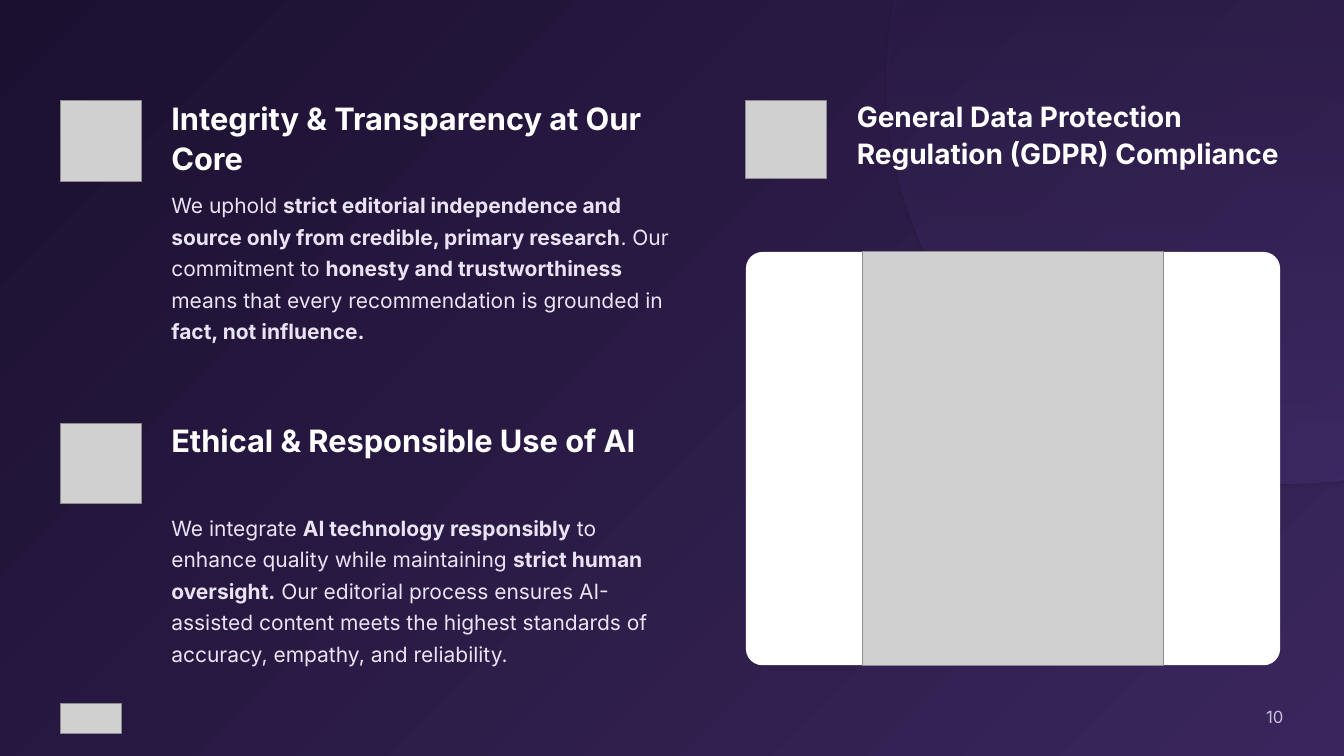
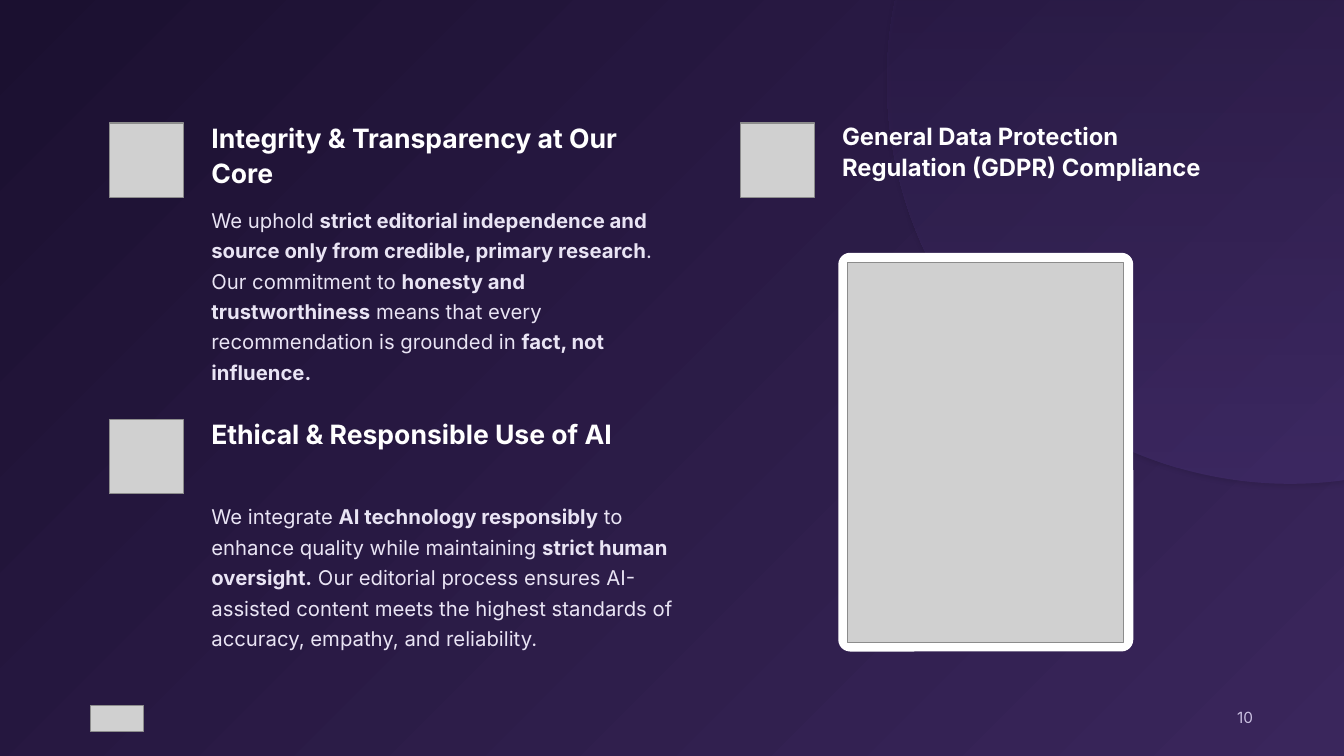
Before and after one commit to patriciobrunoar/alkimia, a slide deck: slide 10 of decks/jcs-miami-dade/JCS-Case-Miami-Dade-Alkimia.pptx. Drawn at 1344x756 pixels with LibreOffice and Linux fonts; fonts in the diff are those of the drawing; grey boxes stand for pictures. Boxes give left, top, right and bottom in pixels: in the first picture for what was removed or moved away, otherwise in the second. Text is boxed around its words. In the diff, an @@ line names an element or a change of style, - is before the commit and + after.

```diff
--- a/decks/jcs-miami-dade/JCS-Case-Miami-Dade-Alkimia.pptx
+++ b/decks/jcs-miami-dade/JCS-Case-Miami-Dade-Alkimia.pptx
@@ picture removed at (60, 101, 141, 181) @@
@@ text "Integrity & Transparency at Our ..." at (211, 127, 617, 184): size 22 to 19 pt @@
@@ text "Integrity & Transparency at Our ...": place and size @@
-text "Integrity & Transparency at Our ..." at (171, 106, 641, 171)
+text "Integrity & Transparency at Our ..." at (211, 127, 617, 184)
@@ text "General Data Protection Regulation (GDPR) ...": place and size @@
-text "General Data Protection Regulation (GDPR) ..." at (857, 105, 1278, 170)
+text "General Data Protection Regulation (GDPR) ..." at (842, 126, 1201, 181)
@@ text "General Data Protection Regulation (GDPR) ..." at (842, 126, 1201, 181): size 20 to 17 pt @@
@@ picture added at (110, 123, 185, 198) @@
@@ picture: place and size @@
-picture at (746, 101, 827, 178)
+picture at (740, 123, 815, 198)
@@ text "We uphold strict editorial independence ...": place and size @@
-text "We uphold strict editorial independence ..." at (171, 197, 668, 343)
+text "We uphold strict editorial independence ..." at (211, 212, 652, 380)
@@ text "We uphold strict editorial independence ..." at (211, 212, 652, 380): size 15 to 14.5 pt @@
@@ rounded rectangle: place and size @@
-rounded rectangle at (746, 252, 1280, 665)
+rounded rectangle at (839, 253, 1134, 652)
@@ picture: place and size @@
-picture at (863, 252, 1164, 665)
+picture at (848, 262, 1124, 642)
@@ picture: place and size @@
-picture at (60, 423, 141, 504)
+picture at (110, 419, 185, 494)
@@ text "Ethical & Responsible Use of ...": place and size @@
-text "Ethical & Responsible Use of ..." at (171, 428, 636, 459)
+text "Ethical & Responsible Use of ..." at (211, 423, 612, 450)
@@ text "Ethical & Responsible Use of ..." at (211, 423, 612, 450): size 22 to 19 pt @@
@@ text "We integrate AI technology responsibly ..." at (211, 508, 673, 650): size 15 to 14.5 pt @@
@@ text "We integrate AI technology responsibly ...": place and size @@
-text "We integrate AI technology responsibly ..." at (171, 520, 647, 667)
+text "We integrate AI technology responsibly ..." at (211, 508, 673, 650)
@@ picture: place and size @@
-picture at (60, 704, 121, 734)
+picture at (91, 706, 143, 732)
@@ text "10": place and size @@
-text "10" at (1266, 710, 1283, 723)
+text "10" at (1237, 712, 1253, 723)
@@ text "10" at (1237, 712, 1253, 723): size 12 to 11 pt @@
```
Also in this commit, not shown: 37 other slides changed, 9 slides added, 8 slides removed, 36 other files.
